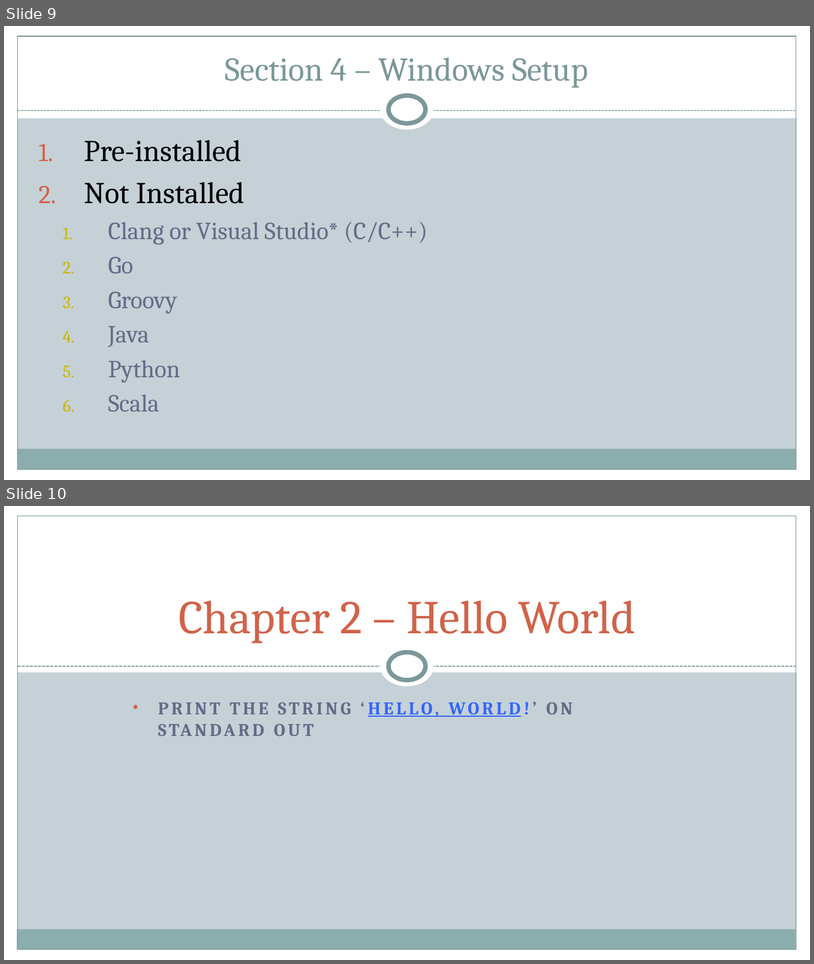
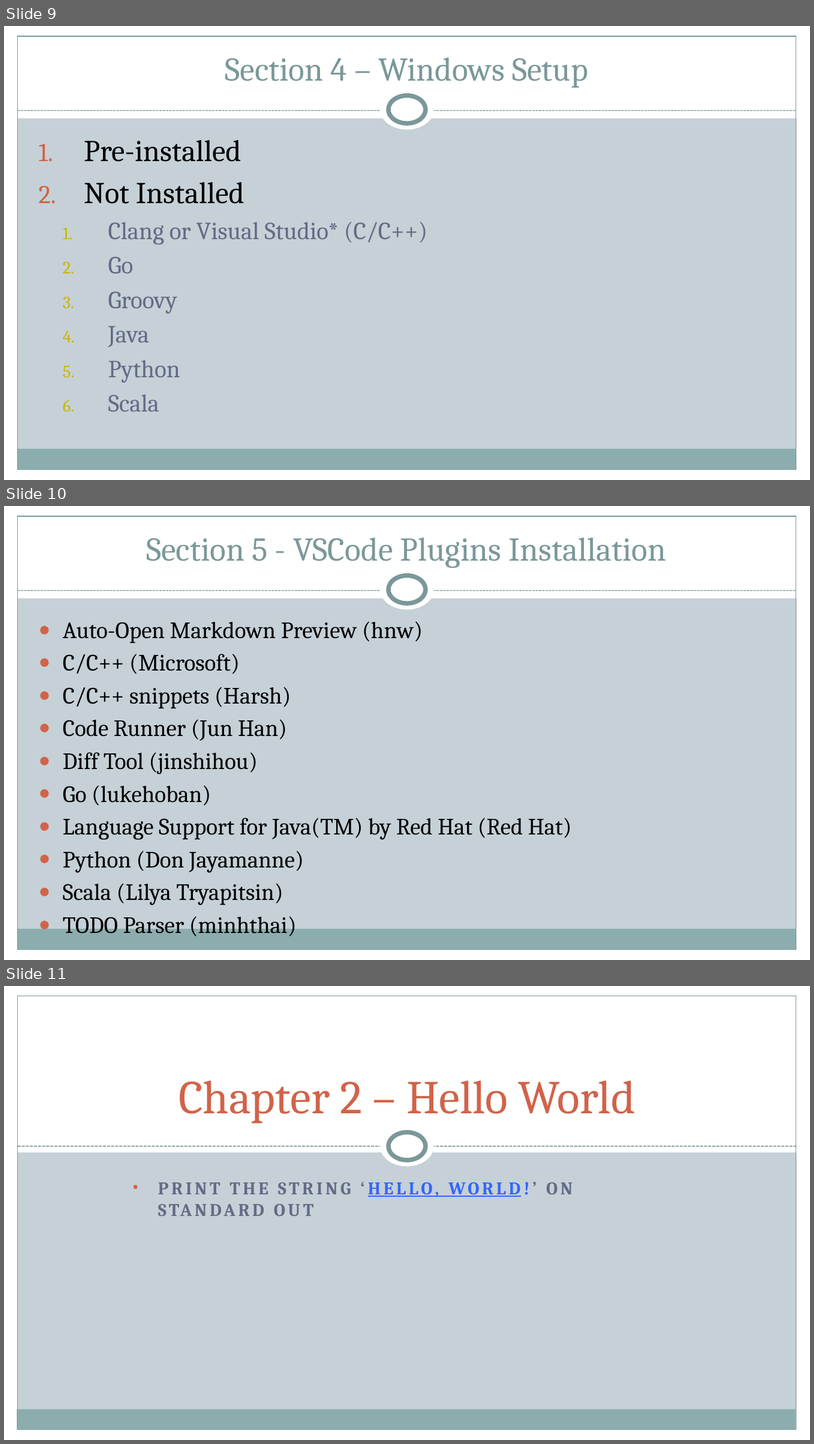
Before and after one commit to xiliax/programming-languages-compared, a slide deck: docs/programming-language-compared.pptx. Shown one above the other, each under a label of ours: slides 9 and 10 before the commit, slides 9, 10 and 11 after it. The pictures are 814x964 and 814x1444 pixels, drawn with LibreOffice and Linux fonts; fonts in the diff are those of the drawing. Boxes give left, top, right and bottom in pixels: in the first picture for what was removed or moved away, otherwise in the second. Text is boxed around its words. In the diff, an @@ line names an element or a change of style, - is before the commit and + after.

Commit message:
c01s05 - VSCode Plugins Installation

```diff
--- a/docs/programming-language-compared.pptx
+++ b/docs/programming-language-compared.pptx
@@ slide 10 added at <box>4,506,810,960</box>, background #C5D1D7; not listed: 9 template elements that a slide beside it also shows @@
@@ title added at <box>146,537,666,568</box>, 29.7 pt, text #7C999A @@
+Section 5 - VSCode Plugins Installation
@@ text added at <box>63,621,572,905</box>, 20.9 pt, text #000000 @@
+● Auto-Open Markdown Preview (hnw)
+● C/C++ (Microsoft)
+● C/C++ snippets (Harsh)
+● Code Runner (Jun Han)
+● Diff Tool (jinshihou)
+● Go (lukehoban)
+● Language Support for Java(TM) by Red Hat (Red Hat)
+● Python (Don Jayamanne)
+● Scala (Lilya Tryapitsin)
+● TODO Parser (minhthai)
@@ what was slide 10 is now slide 11 @@
```
Also in this commit, not shown: 1 other slide added, 19 other files.
